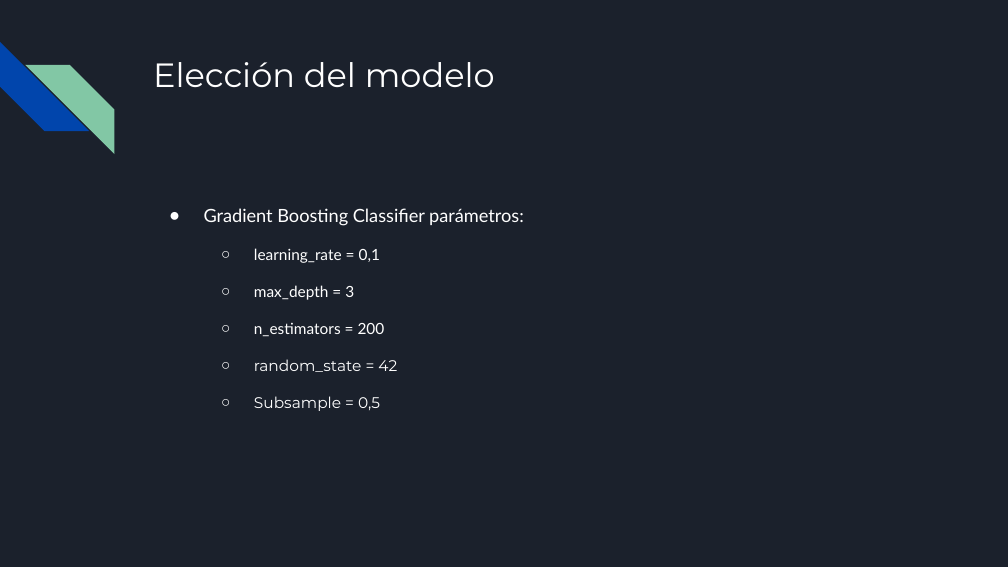
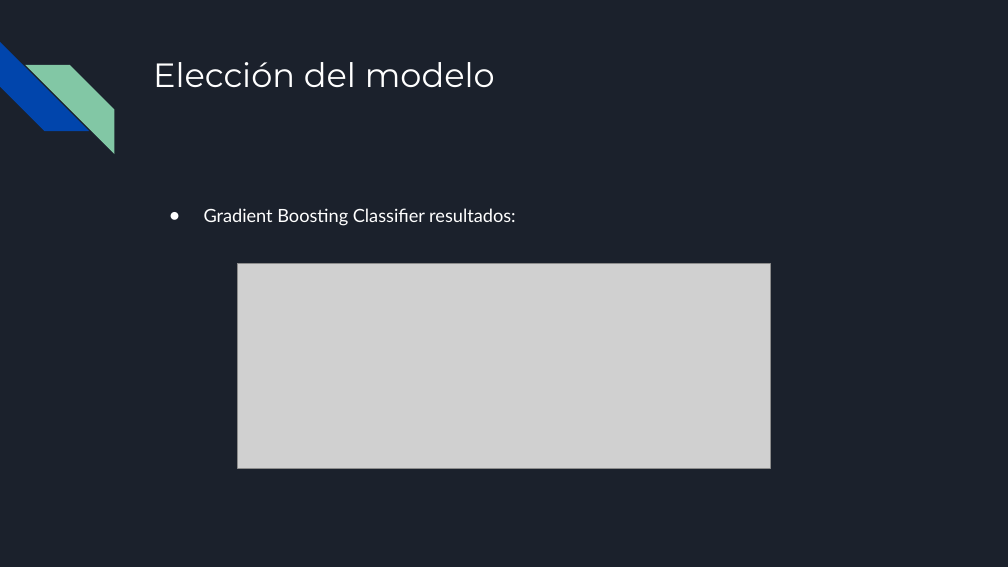
Before and after one commit to RoberthHernandez/churn-prediction-CH, a slide deck: slide 13 of Presentación.pptx. Drawn at 1008x567 pixels with LibreOffice and Linux fonts; fonts in the diff are those of the drawing; grey boxes stand for pictures. Boxes give left, top, right and bottom in pixels: in the first picture for what was removed or moved away, otherwise in the second. Text is boxed around its words. In the diff, an @@ line names an element or a change of style, - is before the commit and + after.

Commit message:
presentacion final

```diff
--- a/Presentación.pptx
+++ b/Presentación.pptx
@@ text at bbox=[204, 208, 516, 226]: text changed; size 11 to 13 pt @@
-● Gradient Boosting Classifier parámetros:
-  ○ learning_rate = 0,1
-  ○ max_depth = 3
-  ○ n_estimators = 200
-  ○ random_state = 42
-  ○ Subsample = 0,5
+● Gradient Boosting Classifier resultados:
@@ picture added at bbox=[238, 263, 770, 468] @@
```
Also in this commit, not shown: 1 slide added, 5 other files.
